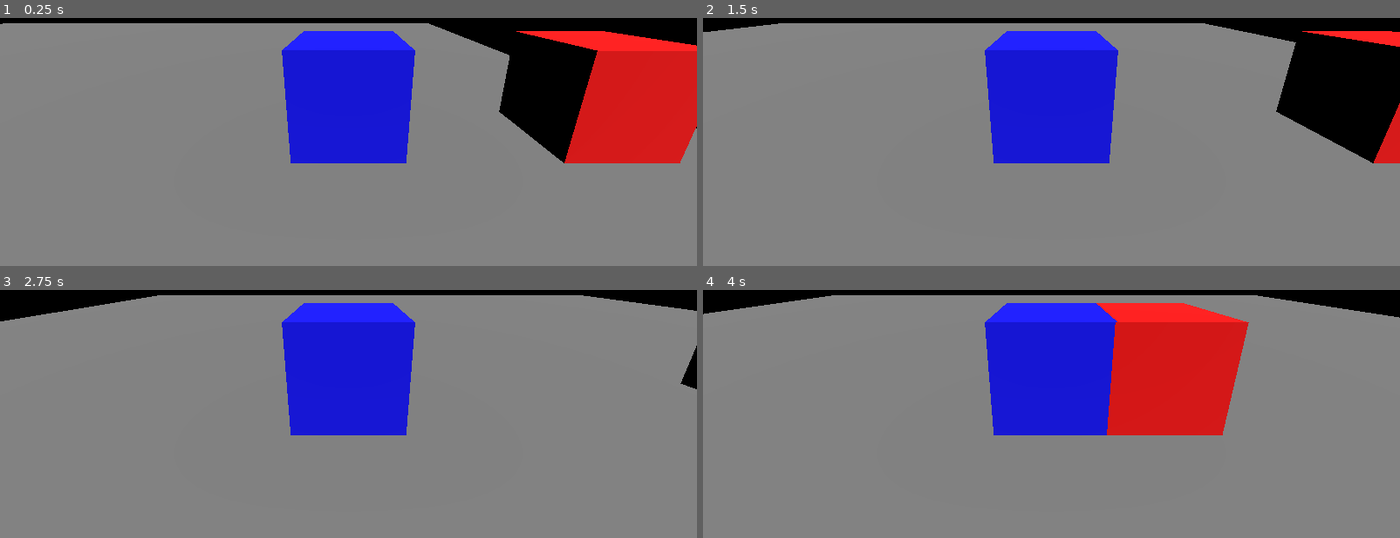
Above: before the commit, frames 1-4 (two rows, left to right).
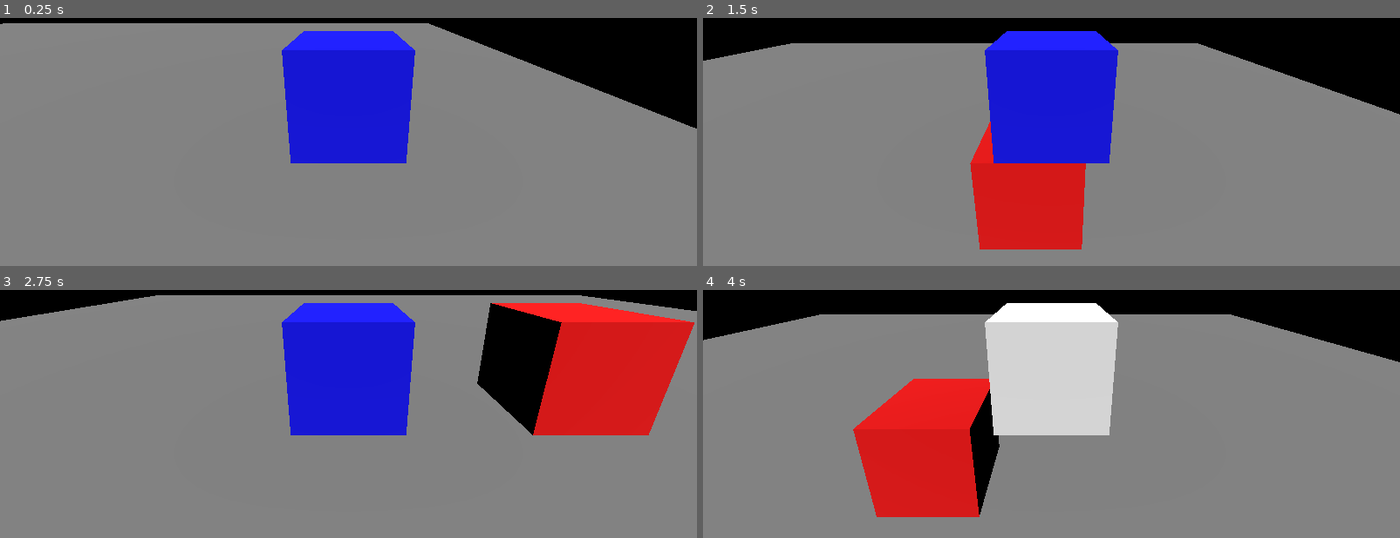
Above: after the commit, the same moments.

Repository: GyssRus/diplom
Game: Godot game, scene res://scene/level.tscn
Same seed, same stepped clock (60 frames per second), same inputs: the game is played once before the commit and once after it.
Inputs (mouse positions are in pixels of both pictures, inside the frame that each line leads up to):
- Up to frame 1 (0.25 s): no input
- Up to frame 2 (1.5 s): tap Enter (ui_accept) at 0.5, 0.77 s; move the mouse to (1204, 50) at 0.52 s; hold A (a) 0.53-1.28 s; tap D (d) at 0.8, 1.35 s; move the mouse to (912, 89) at 1.27 s
- Up to frame 3 (2.75 s): tap Enter (ui_accept) at 1.52 s; tap A (a) at 1.55 s; move the mouse to (outside the picture) at 2.02 s; hold A (a) from 2.03 s (still down); tap D (d) at 2.3 s
- Up to frame 4 (4 s): move the mouse to (1016, 421) at 2.77 s; release A (a) at 2.78 s; tap D (d) at 2.85 s; tap Enter (ui_accept) at 3.02, 3.77 s; tap A (a) at 3.05 s; move the mouse to (1260, 401) at 3.52 s; hold D (d) from 3.53 s (still down); click (1260, 401) at 3.6 s

The runs differ from the first frame. In frame 1, 12% of the frame differs, in the area x 71-100%, y 5-59%; in frame 2, 16%; in frame 3, 14%; in frame 4, 36%, in the area x 0-100%, y 2-92%.

Commit message:
Обновление игрока и врага
добавил поворот тела для игрока и врага

Diff:
--- a/scene/enemy.tscn
+++ b/scene/enemy.tscn
@@ -8,9 +8,9 @@
 [sub_resource type="BoxMesh" id="BoxMesh_vufel"]
 material = SubResource("StandardMaterial3D_h08p8")
 
+[sub_resource type="BoxShape3D" id="BoxShape3D_f87vc"]
+
 [sub_resource type="BoxShape3D" id="BoxShape3D_h08p8"]
-
-[sub_resource type="BoxShape3D" id="BoxShape3D_f87vc"]
 
 [node name="enemy" type="CharacterBody3D" unique_id=1290964897]
 script = ExtResource("1_h08p8")
@@ -18,11 +18,11 @@
 [node name="MeshInstance3D" type="MeshInstance3D" parent="." unique_id=649200443]
 mesh = SubResource("BoxMesh_vufel")
 
+[node name="AttackArea" type="Area3D" parent="MeshInstance3D" unique_id=1727612023]
+transform = Transform3D(1, 0, 0, 0, 1, 0, 0, 0, 1, 1.0297861, 0, 0)
+
+[node name="AttackCollision" type="CollisionShape3D" parent="MeshInstance3D/AttackArea" unique_id=942335775]
+shape = SubResource("BoxShape3D_f87vc")
+
 [node name="CollisionShape3D" type="CollisionShape3D" parent="." unique_id=80643940]
 shape = SubResource("BoxShape3D_h08p8")
-
-[node name="AttackArea" type="Area3D" parent="." unique_id=1727612023]
-transform = Transform3D(1, 0, 0, 0, 1, 0, 0, 0, 1, -1.0210986, 0, 0)
-
-[node name="AttackCollision" type="CollisionShape3D" parent="AttackArea" unique_id=942335775]
-shape = SubResource("BoxShape3D_f87vc")
--- a/scene/level.tscn
+++ b/scene/level.tscn
@@ -32,9 +32,6 @@
 [node name="player" parent="." unique_id=1312855527 instance=ExtResource("1_s4405")]
 transform = Transform3D(1, 0, 0, 0, 1, 0, 0, 0, 1, 6.2196903, 1.052638, 0)
 
-[node name="enemy" parent="." unique_id=1290964897 instance=ExtResource("2_36wlx")]
-transform = Transform3D(1, 0, 0, 0, 1, 0, 0, 0, 1, 9.087582, 1.0072386, 0)
-
 [node name="WorldEnvironment" type="WorldEnvironment" parent="." unique_id=667818630]
 environment = SubResource("Environment_dmi07")
 camera_attributes = SubResource("CameraAttributesPractical_7g0b6")
@@ -42,3 +39,6 @@
 
 [node name="DirectionalLight3D" type="DirectionalLight3D" parent="." unique_id=891987862]
 transform = Transform3D(1, 0, 0, 0, 0.640284, 0.7681383, 0, -0.7681383, 0.640284, 0, 2.9805307, 0)
+
+[node name="enemy" parent="." unique_id=1290964897 instance=ExtResource("2_36wlx")]
+transform = Transform3D(1, 0, 0, 0, 1, 0, 0, 0, 1, 0, 1.156754, 0)
--- a/scene/player.tscn
+++ b/scene/player.tscn
@@ -21,11 +21,11 @@
 [node name="MeshInstance3D" type="MeshInstance3D" parent="." unique_id=1139984794]
 mesh = SubResource("BoxMesh_fvtld")
 
+[node name="AttackArea" type="Area3D" parent="MeshInstance3D" unique_id=1843568]
+transform = Transform3D(1, 0, 0, 0, 1, 0, 0, 0, 1, 1.0218486, 0, 0)
+
+[node name="AttackCollision" type="CollisionShape3D" parent="MeshInstance3D/AttackArea" unique_id=675721895]
+shape = SubResource("BoxShape3D_xo3ru")
+
 [node name="Camera3D" type="Camera3D" parent="." unique_id=1583268441]
 transform = Transform3D(1, 0, 0, 0, 0.9554485, 0.2951578, 0, -0.2951578, 0.9554485, 0, 0.92020845, 2.3731942)
-
-[node name="AttackArea" type="Area3D" parent="." unique_id=1843568]
-transform = Transform3D(1, 0, 0, 0, 1, 0, 0, 0, 1, 1.0218486, 0, 0)
-
-[node name="AttackCollision" type="CollisionShape3D" parent="AttackArea" unique_id=675721895]
-shape = SubResource("BoxShape3D_xo3ru")
--- a/script/enemy.gd
+++ b/script/enemy.gd
@@ -6,8 +6,9 @@
 var attack_damage = 10
 var can_attack = true
 
-@onready var attack_area = $AttackArea
-@onready var attack_collision = $AttackArea/AttackCollision
+@onready var mesh = $MeshInstance3D
+@onready var attack_area = $MeshInstance3D/AttackArea
+@onready var attack_collision = $MeshInstance3D/AttackArea/AttackCollision
 
 var player = null
 
@@ -23,6 +24,10 @@
 	if player and is_instance_valid(player):
 		var direction = sign(player.global_position.x - global_position.x)
 		velocity.x = direction * speed
+
+		# ПОВОРОТ ВРАГА В СТОРОНУ ДВИЖЕНИЯ
+		if direction != 0:
+			mesh.scale.x = -1 if direction < 0 else 1
 	else:
 		velocity.x = 0
 
@@ -55,8 +60,8 @@
 	print("Враг получил урон ", amount, ", осталось ", health)
 
 	# Визуальный эффект
-	if has_node("MeshInstance3D"):
-		var material = $MeshInstance3D.get_active_material(0)
+	if mesh:
+		var material = mesh.get_active_material(0)
 		if material:
 			material.albedo_color = Color(1, 0, 0)
 			if is_instance_valid(get_tree()):
--- a/script/player.gd
+++ b/script/player.gd
@@ -14,14 +14,14 @@
 var player_health = 50
 var max_health = 50
 
-@onready var attack_area = $AttackArea
-@onready var attack_collision = $AttackArea/AttackCollision
+@onready var attack_area = $MeshInstance3D/AttackArea           # изменено
+@onready var attack_collision = $MeshInstance3D/AttackArea/AttackCollision  # изменено
+@onready var mesh = $MeshInstance3D
 
 func _ready():
 	add_to_group("player")
 	print("Игрок добавлен в группу player")
 
-	# Настраиваем зону атаки
 	if attack_collision:
 		attack_collision.disabled = true
 	if attack_area:
@@ -39,6 +39,10 @@
 		direction = 1
 
 	velocity.x = direction * speed
+
+	# ПОВОРОТ ПЕРСОНАЖА (AttackArea повернётся автоматически!)
+	if direction != 0:
+		mesh.scale.x = -1 if direction < 0 else 1
 
 	if Input.is_action_just_pressed("ui_accept") and is_on_floor():
 		velocity.y = jump_velocity
@@ -89,7 +93,6 @@
 	player_health -= amount
 	print("Игрок получил урон ", amount, ", осталось здоровья: ", player_health)
 
-	# Визуальный эффект (мигание)
 	if has_node("MeshInstance3D"):
 		var material = $MeshInstance3D.get_active_material(0)
 		if material:
@@ -103,14 +106,11 @@
 
 func die():
 	print("ИГРОК УМЕР!")
-	# Отключаем управление
 	set_process(false)
 	set_physics_process(false)
-
 
 	if has_node("CollisionShape3D"):
 		$CollisionShape3D.disabled = true
 
-	# Перезапускаем уровень с задержкой
 	await get_tree().create_timer(1.0).timeout
 	get_tree().reload_current_scene()
